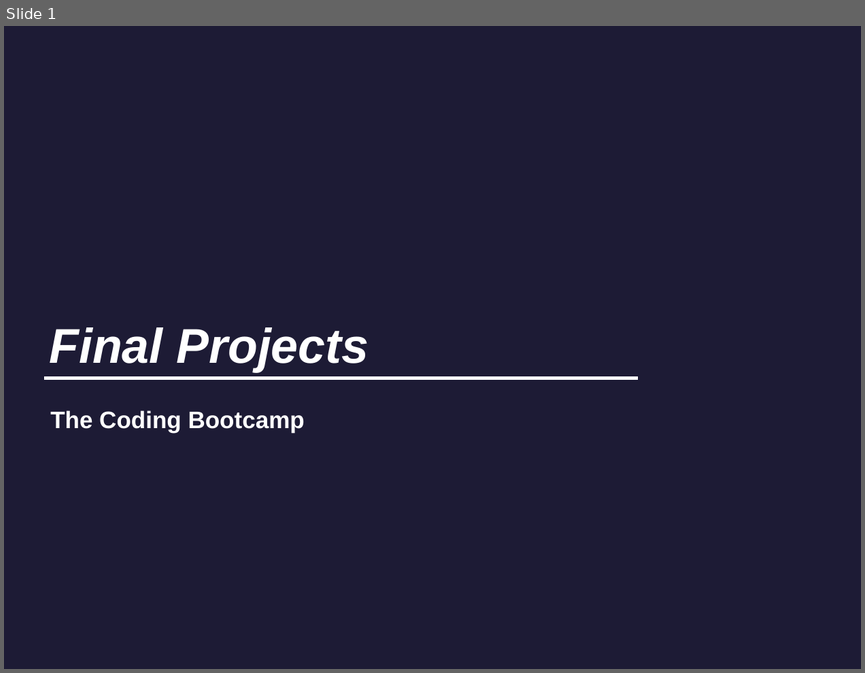
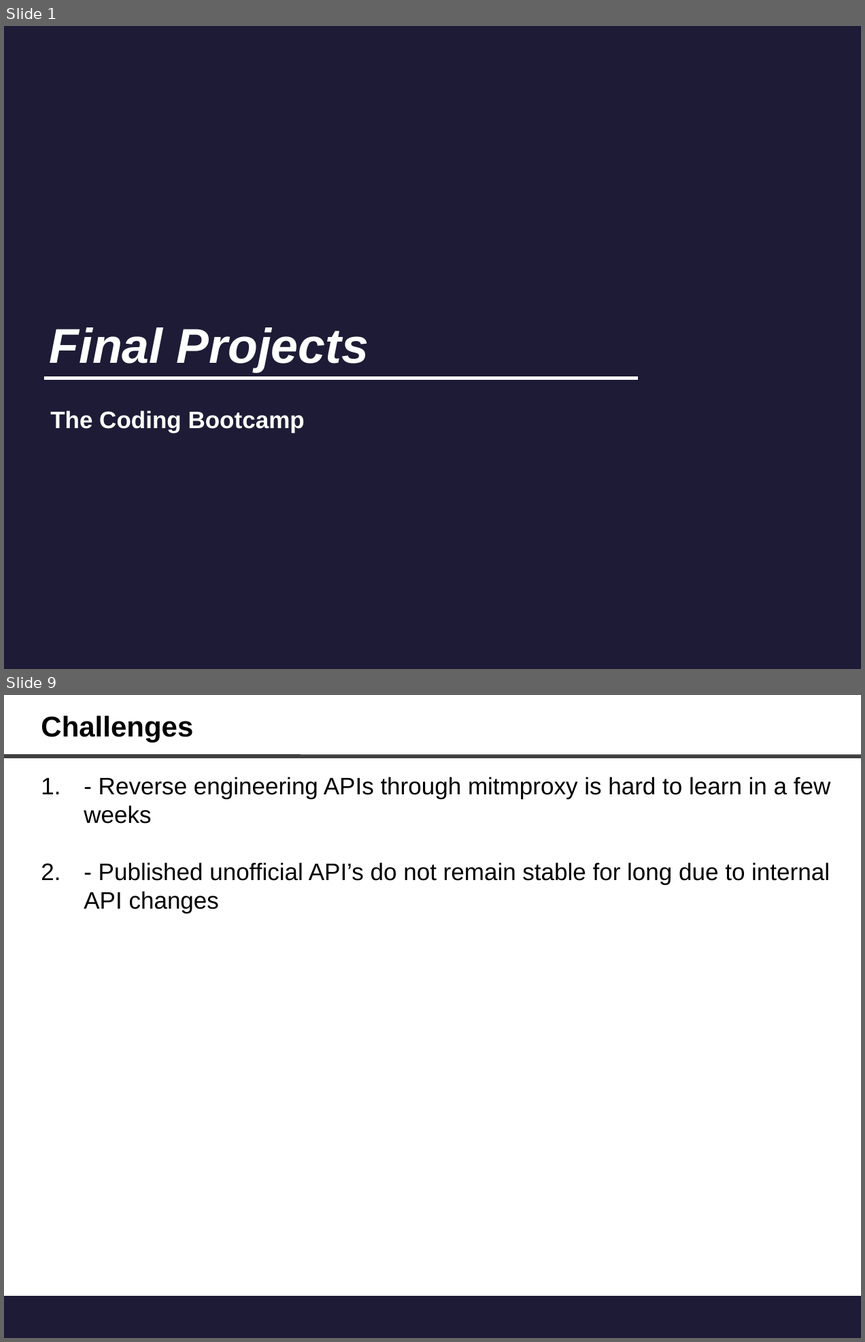
Before and after one commit to chaseleinart/FastFood, a slide deck: public/app_concept/FinalProject.odp. Shown one above the other, each under a label of ours: slide 1 before the commit, slides 1 and 9 after it; the slides between them are not shown. The pictures are 865x673 and 865x1342 pixels, drawn with LibreOffice and Linux fonts; fonts in the diff are those of the drawing; background and template pictures are left out. Boxes give left, top, right and bottom in pixels: in the first picture for what was removed or moved away, otherwise in the second. Text is boxed around its words. In the diff, an @@ line names an element or a change of style, - is before the commit and + after.

```diff
--- a/public/app_concept/FinalProject.odp
+++ b/public/app_concept/FinalProject.odp
@@ slide 9 added at <box>4,695,861,1338</box>, background #FFFFFF @@
@@ text added at <box>41,715,193,743</box>, 24 pt, text #000000, bold @@
+Challenges
@@ line added from (4, 756) to (861, 757), #404040 3.26 pt @@
@@ text added at <box>84,777,830,913</box>, 20 pt, text #000000 @@
+1. - Reverse engineering APIs through mitmproxy is hard to learn in a few weeks
+2. - Published unofficial API’s do not remain stable for long due to internal API changes
@@ rectangle added at <box>4,1295,861,1338</box>, fill #1D1B35 @@
```
Also in this commit, not shown: 10 other slides added, 21 slides removed, 11 other files.
